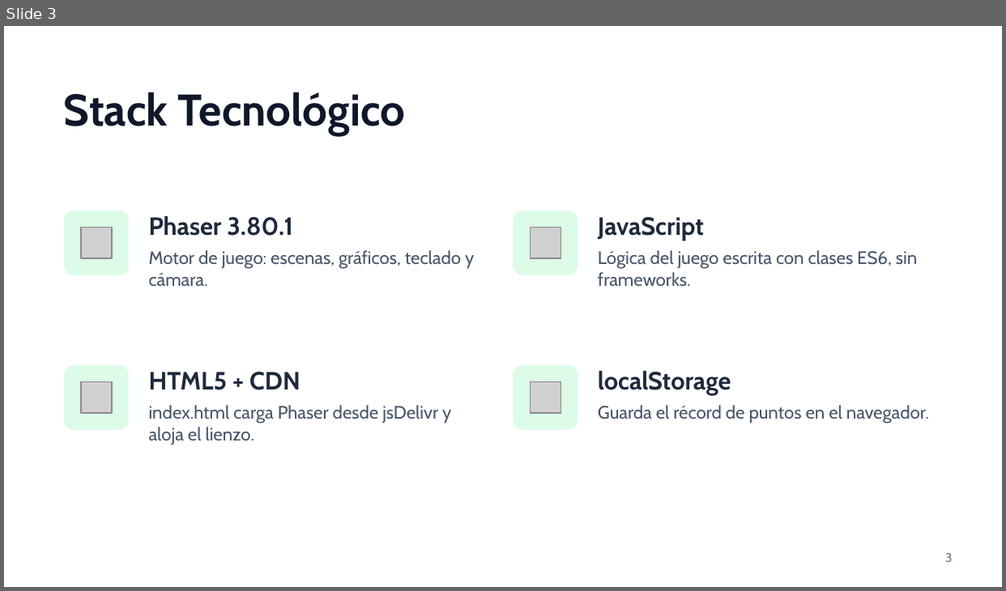
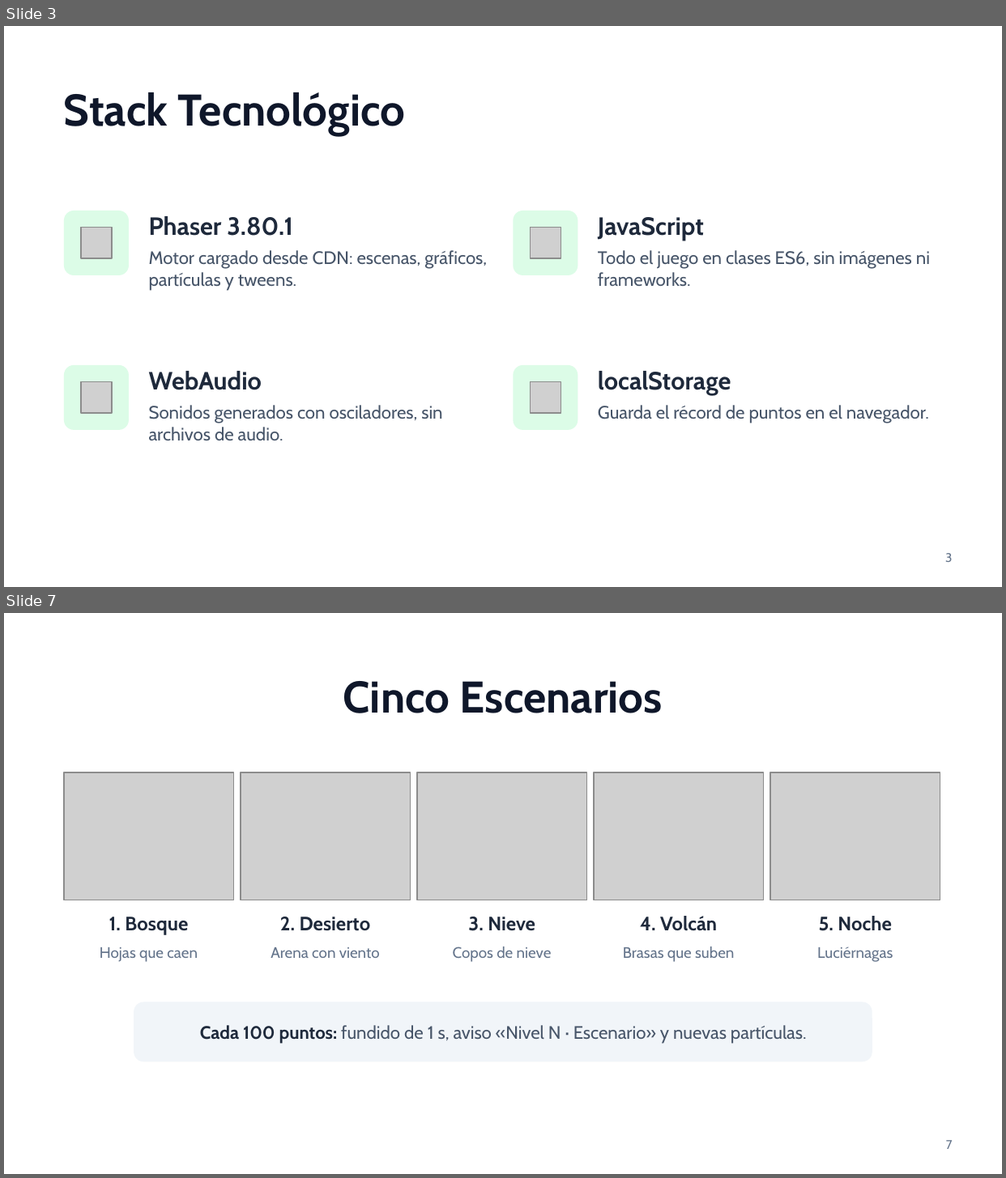
Before and after one commit to 2026B-sof-jueg-gr1/VELASQUEZ-CANDO-CAROL-ABIGAIL-jueg-gr3, a slide deck: Snake/Presentación de Snake.pptx. Shown one above the other, each under a label of ours: slide 3 before the commit, slides 3 and 7 after it; the slides between them are not shown. The pictures are 1006x591 and 1006x1178 pixels, drawn with LibreOffice and Linux fonts; fonts in the diff are those of the drawing; grey boxes stand for pictures. Boxes give left, top, right and bottom in pixels: in the first picture for what was removed or moved away, otherwise in the second. Text is boxed around its words. In the diff, an @@ line names an element or a change of style, - is before the commit and + after.

```diff
--- a/Snake/Presentación de Snake.pptx
+++ b/Snake/Presentación de Snake.pptx
@@ slide 7 added at box(4, 613, 1002, 1174), background #FFFFFF @@
@@ title added at box(343, 681, 663, 713), 32 pt, text #0F172A, bold @@
+Cinco Escenarios
@@ picture added at box(64, 773, 233, 900) @@
@@ picture added at box(241, 773, 410, 900) @@
@@ picture added at box(417, 773, 586, 900) @@
@@ picture added at box(594, 773, 764, 900) @@
@@ picture added at box(770, 773, 940, 900) @@
@@ text added at box(109, 917, 188, 935), 14 pt, text #1E293B, bold @@
+1. Bosque
@@ text added at box(280, 917, 371, 931), 14 pt, text #1E293B, bold @@
+2. Desierto
@@ text added at box(468, 917, 535, 931), 14 pt, text #1E293B, bold @@
+3. Nieve
@@ text added at box(640, 916, 717, 931), 14 pt, text #1E293B, bold @@
+4. Volcán
@@ text added at box(819, 916, 891, 931), 14 pt, text #1E293B, bold @@
+5. Noche
@@ text added at box(100, 948, 198, 962), 11 pt, text #64748B @@
+Hojas que caen
@@ text added at box(270, 948, 380, 958), 11 pt, text #64748B @@
+Arena con viento
@@ text added at box(453, 947, 552, 962), 11 pt, text #64748B @@
+Copos de nieve
@@ text added at box(623, 947, 734, 962), 11 pt, text #64748B @@
+Brasas que suben
@@ text added at box(817, 947, 893, 962), 11 pt, text #64748B @@
+Luciérnagas
@@ rounded rectangle added at box(134, 1002, 872, 1062), fill #F1F5F9 @@
@@ text added at box(200, 1025, 807, 1044), 13 pt, text #475569 @@
+Cada 100 puntos: fundido de 1 s, aviso «Nivel N · Escenario» y nuevas partículas.
@@ page number added at box(946, 1140, 953, 1149), 9 pt, text #64748B @@
+7
@@ slide 3 changed as well @@
@@ text at box(149, 250, 487, 291): text changed @@
-Motor de juego: escenas, gráficos, teclado y cámara.
+Motor cargado desde CDN: escenas, gráficos, partículas y tweens.
@@ text at box(598, 250, 930, 286): text changed @@
-Lógica del juego escrita con clases ES6, sin frameworks.
+Todo el juego en clases ES6, sin imágenes ni frameworks.
@@ text at box(149, 371, 262, 390): text changed @@
-HTML5 + CDN
+WebAudio
@@ text at box(149, 405, 442, 441): text changed @@
-index.html carga Phaser desde jsDelivr y aloja el lienzo.
+Sonidos generados con osciladores, sin archivos de audio.
```
Also in this commit, not shown: 6 other slides changed, 5 other slides added, 2 slides removed, 1 other file.
